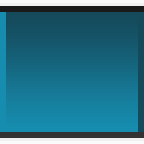
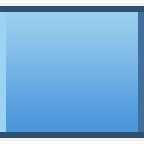
Layer changes from the first 144 x 144 image to the second:
added group "light" with 3 layers above "blue" over [0,12,144,132]
added layer "Calque 2 copie" (1st of 6, in "light") in group "light" over [138,12,144,132]
added layer "Calque 2" (1st of 6, in "light") in group "light" over [0,12,6,132]
added layer "Calque 1" (1st of 6, in "light") in group "light" over [0,12,144,132]
hid group "blue" (3 layers) over [0,12,144,132]
